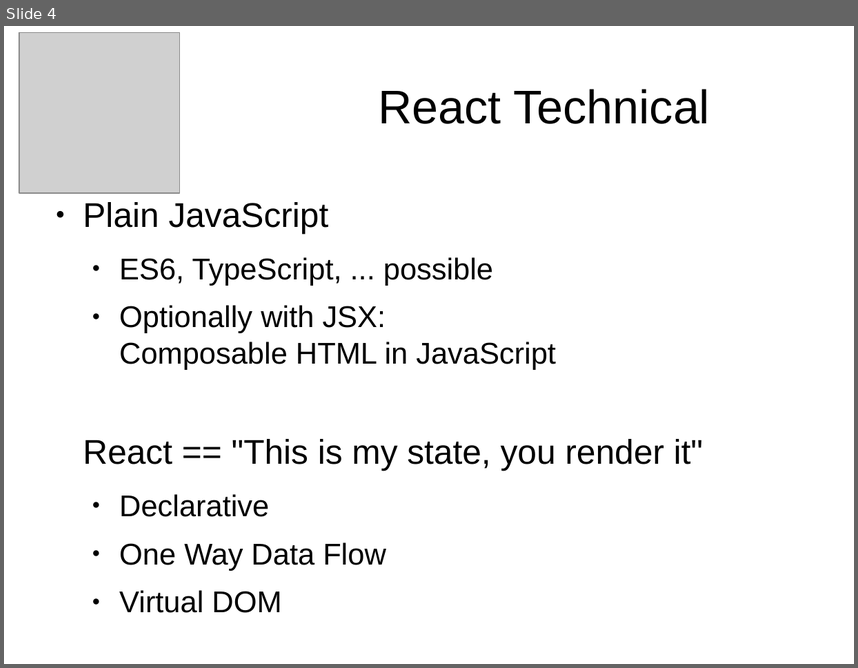
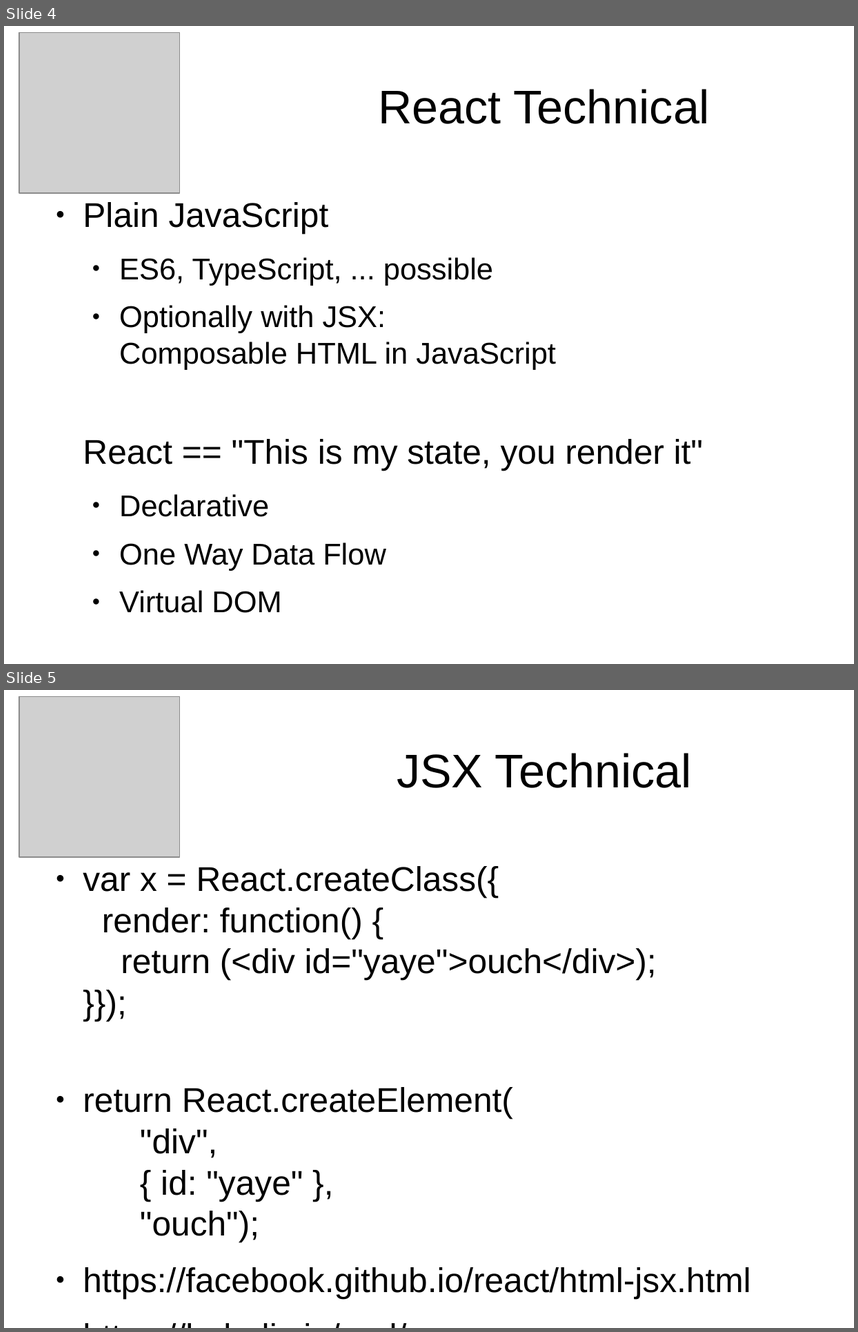
Before and after one commit to itenium-be/Talk-React, a slide deck: T4T-React-2015.odp. Shown one above the other, each under a label of ours: slide 4 before the commit, slides 4 and 5 after it. The pictures are 858x668 and 858x1332 pixels, drawn with LibreOffice and Linux fonts; fonts in the diff are those of the drawing; grey boxes stand for pictures. Boxes give left, top, right and bottom in pixels: in the first picture for what was removed or moved away, otherwise in the second. Text is boxed around its words. In the diff, an @@ line names an element or a change of style, - is before the commit and + after.

```diff
--- a/T4T-React-2015.odp
+++ b/T4T-React-2015.odp
@@ slide 5 added at (4,690,854,1328), background #FFFFFF @@
@@ picture added at (19,696,180,856) @@
@@ title added at (397,753,692,788), 44 pt, text #000000 @@
+JSX Technical
@@ text added at (83,866,751,1298), 32 pt, text #000000 @@
+● var x = React.createClass({
+  render: function() {
+  return (<div id="yaye">ouch</div>);
+  }});
+● return React.createElement(
+  "div",
+  { id: "yaye" },
+  "ouch");
+● https://facebook.github.io/react/html-jsx.html
+● https://babeljs.io/repl/
```
Also in this commit, not shown: 2 slides changed, 2 other slides added, 1 slide removed, 1 other file.
